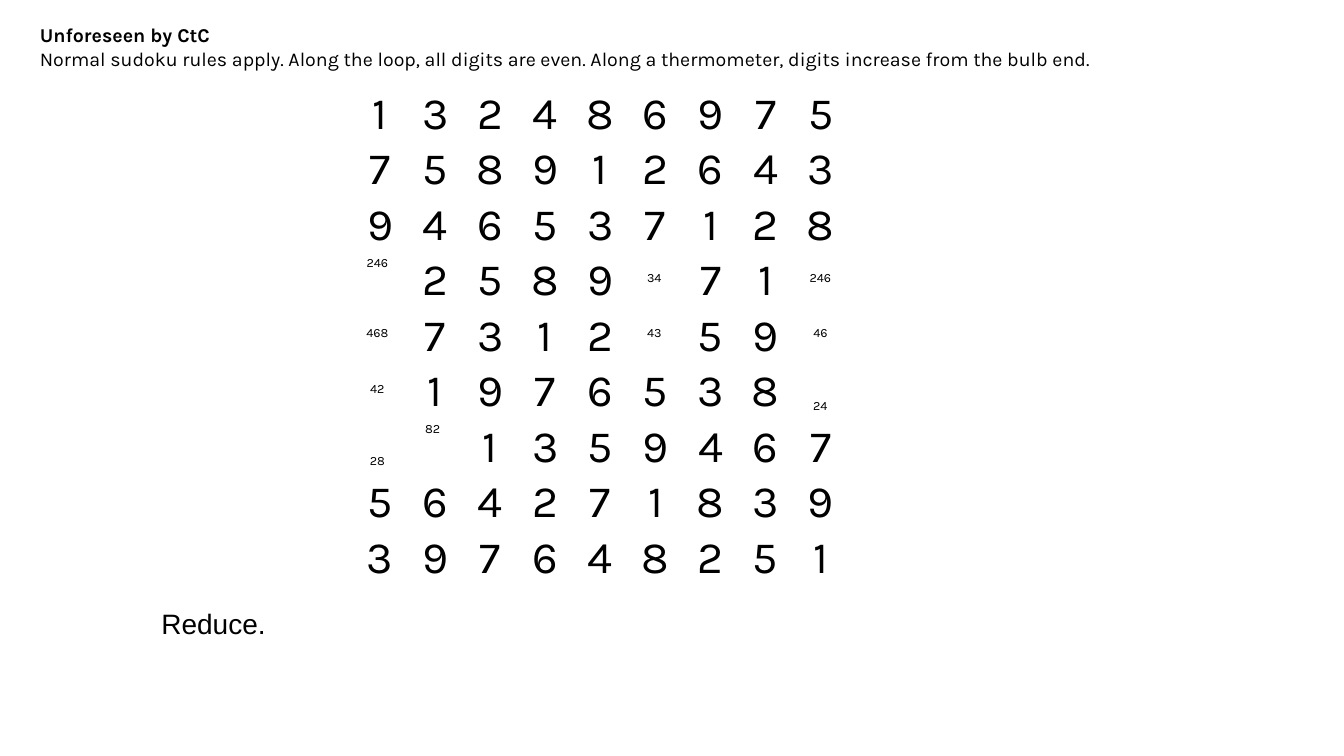
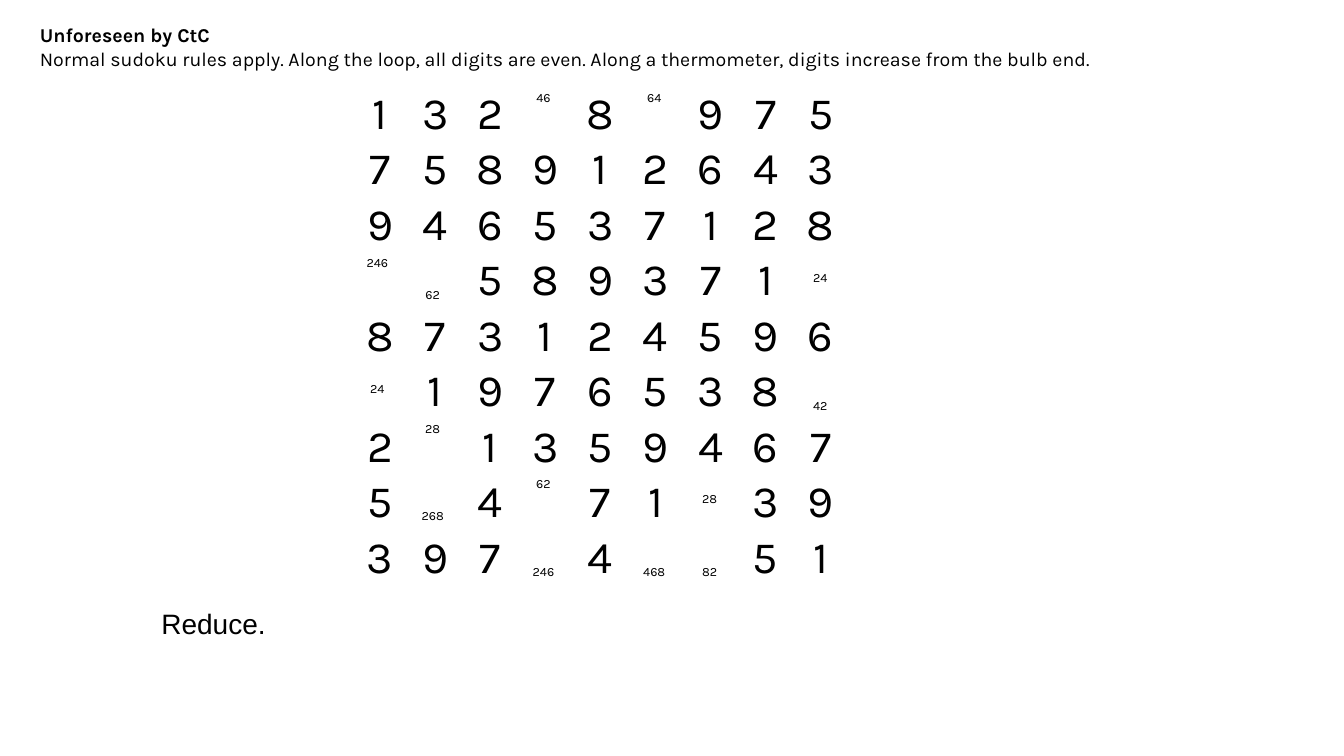
Before and after one commit to jhardis/WSJ_Number_Puzzles, a slide deck: slide 19 of 20261010_2.pptx (slide 21 before the commit). Drawn at 1344x756 pixels with LibreOffice and Linux fonts; fonts in the diff are those of the drawing; background and template pictures are left out. Boxes give left, top, right and bottom in pixels: in the first picture for what was removed or moved away, otherwise in the second. Text is boxed around its words. In the diff, an @@ line names an element or a change of style, - is before the commit and + after.

```diff
--- a/20261010_2.pptx
+++ b/20261010_2.pptx
@@ text "46": place and size @@
-text "46" at box(813, 329, 827, 337)
+text "46" at box(536, 94, 550, 102)
@@ text removed at box(643, 100, 669, 130) @@
-6
@@ text added at box(647, 94, 661, 102), 9 pt, text #000000 @@
+64
@@ text removed at box(422, 266, 448, 295) @@
-2
@@ text added at box(642, 266, 668, 296), 32 pt, text #000000 @@
+3
@@ text "24": place and size @@
-text "24" at box(813, 402, 827, 410)
+text "24" at box(813, 274, 827, 282)
@@ text added at box(425, 291, 439, 299), 9 pt, text #000000 @@
+62
@@ text removed at box(647, 274, 661, 282) @@
-34
@@ text "8": place and size @@
-text "8" at box(697, 488, 725, 518)
+text "8" at box(366, 322, 394, 352)
@@ text "4": place and size @@
-text "4" at box(533, 100, 558, 129)
+text "4" at box(643, 322, 668, 351)
@@ text removed at box(647, 329, 661, 337) @@
-43
@@ text "6": place and size @@
-text "6" at box(422, 488, 448, 518)
+text "6" at box(808, 322, 834, 352)
@@ text added at box(370, 385, 384, 393), 9 pt, text #000000 @@
+24
@@ text "2": place and size @@
-text "2" at box(532, 488, 558, 517)
+text "2" at box(367, 433, 393, 462)
@@ text "28": place and size @@
-text "28" at box(370, 457, 385, 465)
+text "28" at box(425, 425, 440, 433)
@@ text "42": place and size @@
-text "42" at box(370, 385, 384, 393)
+text "42" at box(813, 402, 827, 410)
@@ text added at box(536, 480, 550, 488), 9 pt, text #000000 @@
+62
@@ text added at box(702, 495, 717, 503), 9 pt, text #000000 @@
+28
@@ text added at box(422, 512, 444, 520), 9 pt, text #000000 @@
+268
@@ text "246": place and size @@
-text "246" at box(810, 274, 832, 282)
+text "246" at box(533, 568, 555, 576)
@@ text removed at box(533, 544, 559, 574) @@
-6
@@ text "468": place and size @@
-text "468" at box(366, 329, 388, 337)
+text "468" at box(643, 568, 665, 576)
@@ text removed at box(642, 544, 670, 574) @@
-8
@@ text "82": place and size @@
-text "82" at box(425, 425, 440, 433)
+text "82" at box(702, 568, 717, 576)
@@ text removed at box(698, 544, 724, 573) @@
-2
```
Also in this commit, not shown: 9 other slides changed, 6 slides removed, 2 other files.
